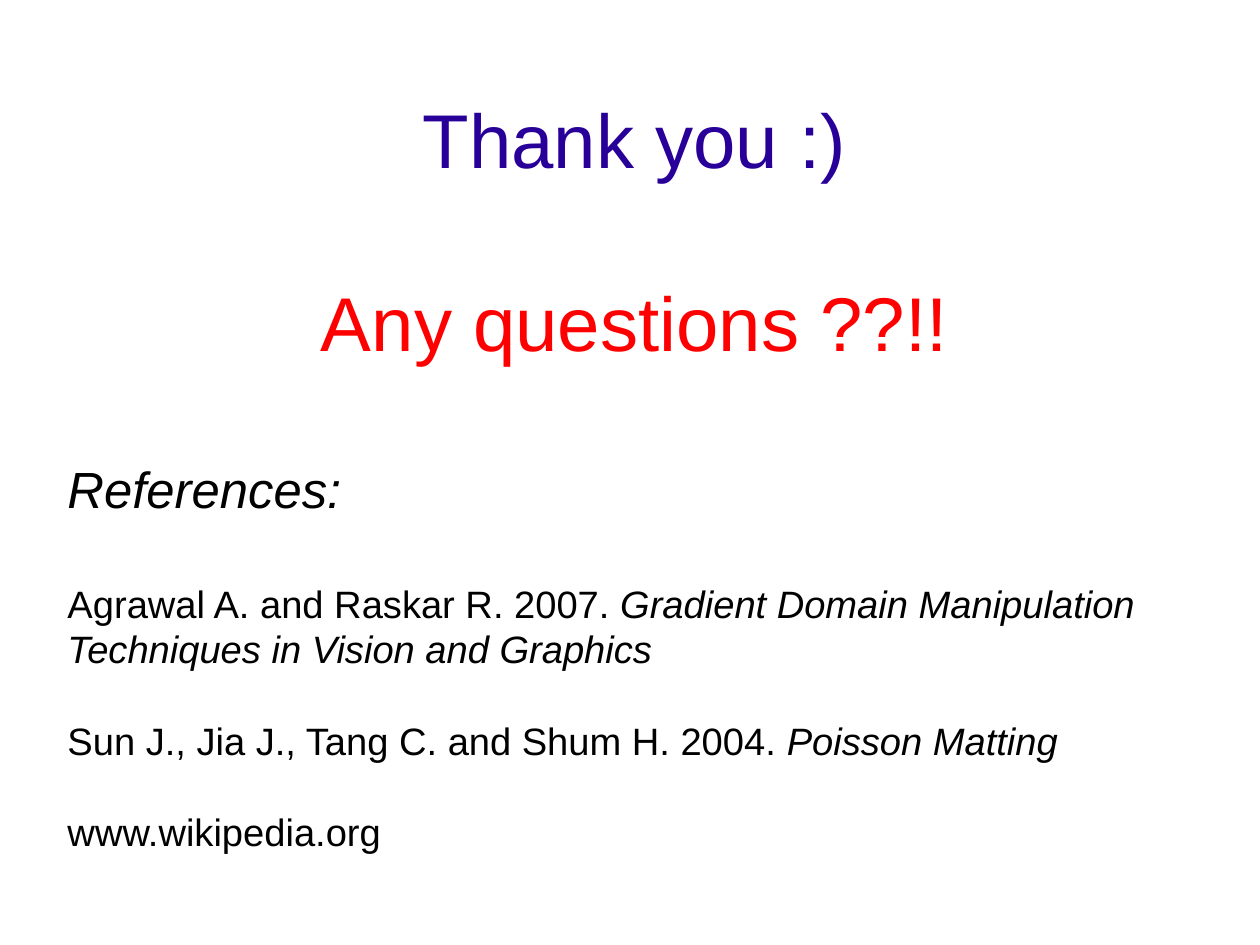
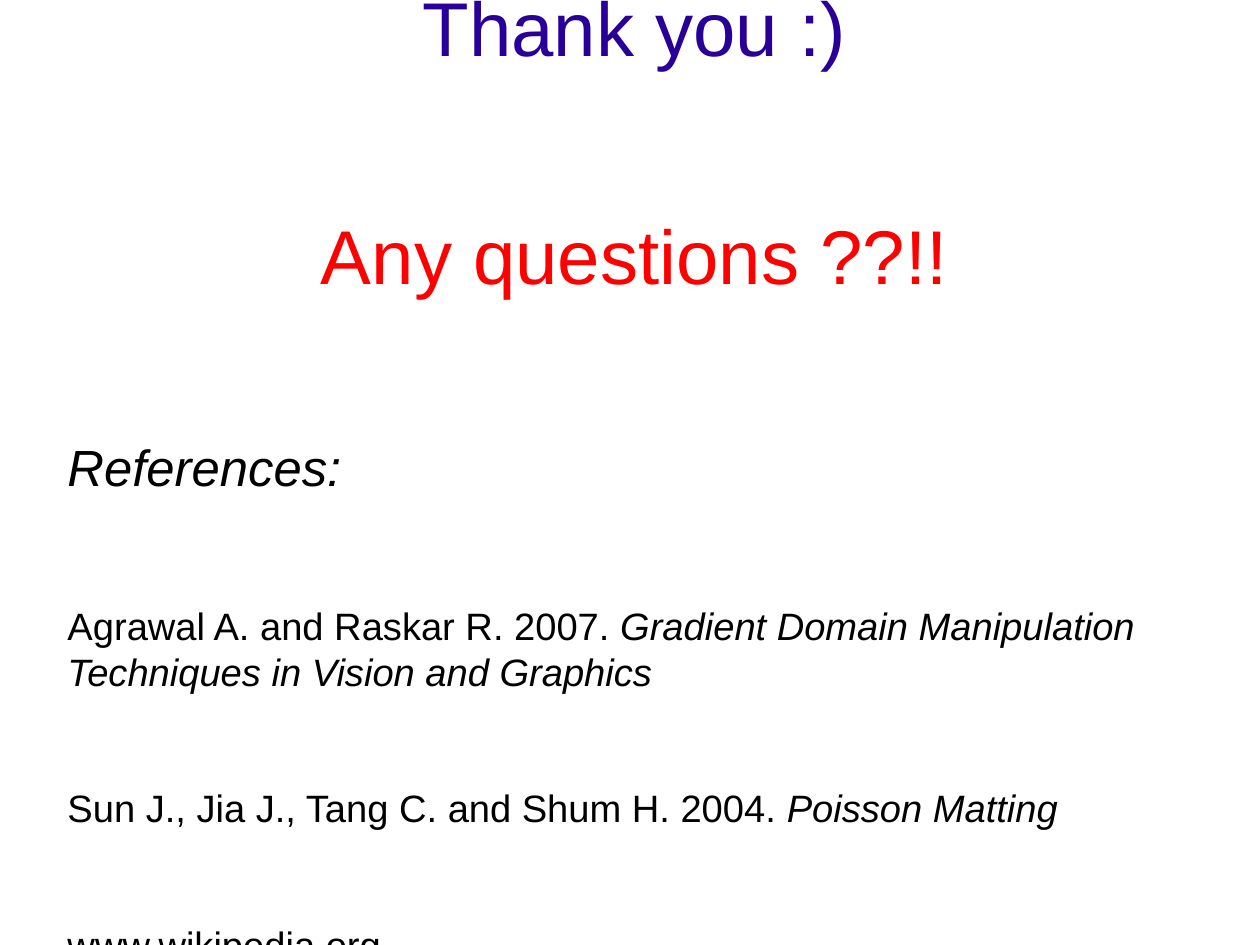
Before and after one commit to krishprince/cgs-ws10, a slide deck: slide 17 of KickOff_part2.odp. Drawn at 1260x945 pixels with LibreOffice and Linux fonts; fonts in the diff are those of the drawing; background and template pictures are left out. Boxes give left, top, right and bottom in pixels: in the first picture for what was removed or moved away, otherwise in the second. Text is boxed around its words. In the diff, an @@ line names an element or a change of style, - is before the commit and + after.

```diff
--- a/KickOff_part2.odp
+++ b/KickOff_part2.odp
@@ subtitle "Thank you :)" moved from (x1=67, y1=112, x2=1135, y2=854) to (x1=67, y1=0, x2=1135, y2=830) @@
@@ subtitle "Thank you :)" at (x1=67, y1=0, x2=1135, y2=830): more space between paragraphs @@
```
Also in this commit, not shown: 8 other slides changed, 1 other file.
